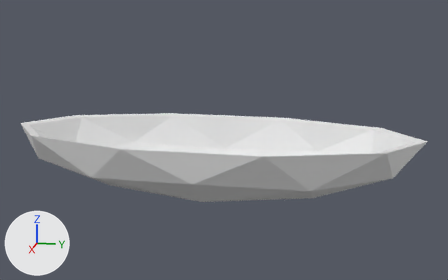
Renders of the OBJ model Assets/Canoe/Models/canoe.obj from each side of a commit.
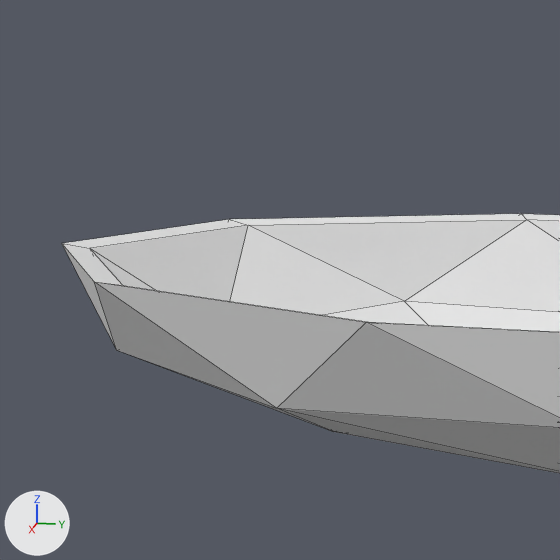
Each version appears first whole from a 50 mm lens placed at (8.65, 1.92, 3.05), pointed at (-0.04, 0.18, 0.87), and next in a close-up on the part from 0% to 41% of the width and 15% to 81% of the height. The axes (+X, +Y, +Z) are drawn at lower left. The lights are the same throughout. The close-ups show mesh edges as thin lines. Where no turn or scale is listed for an object, it has been applied to the vertices.

The first close-up shows 'canoe'.
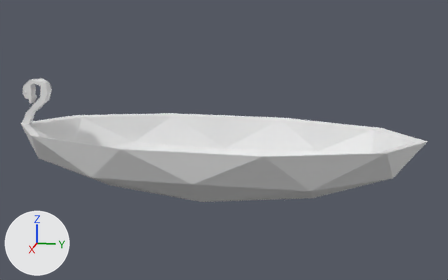
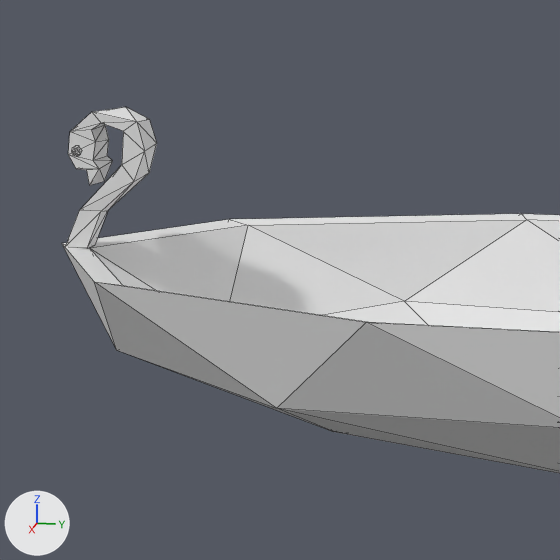
Commit message: Added canoe figurehead

Changed parts and their boxes [x1, y1, x2, y2] in the close-ups (560 x 560 px):
'canoe', reshaped: before [62, 214, 560, 473]; after [62, 107, 560, 473]
part 1 of me_canoe, added: after [66, 107, 157, 248]
part 2 of me_canoe, added: after [72, 146, 81, 156]

Edits to the bpy script that builds the scene:
```text
Change me_canoe:
    used by ob_canoe; location = (0.0, 0.0, 0.0)
    remove me_canoe.from_pydata(...)  # 52 vertices, 90 faces; spans x -1.21..1.21, y -3.03..3.03, z 0.0..1.0
    add me_canoe.from_pydata(...)  # 126 vertices, 208 faces; spans x -1.21..1.21, y -3.03..3.03, z 0.0..1.7
    me_canoe part 1: a new loose piece of 40 vertices spanning x -0.08..0.08, y -2.99..-2.5, z 0.99..1.7
    me_canoe part 2: a new loose piece of 17 vertices spanning x 0.07..0.09, y -2.9..-2.84, z 1.47..1.52
```
